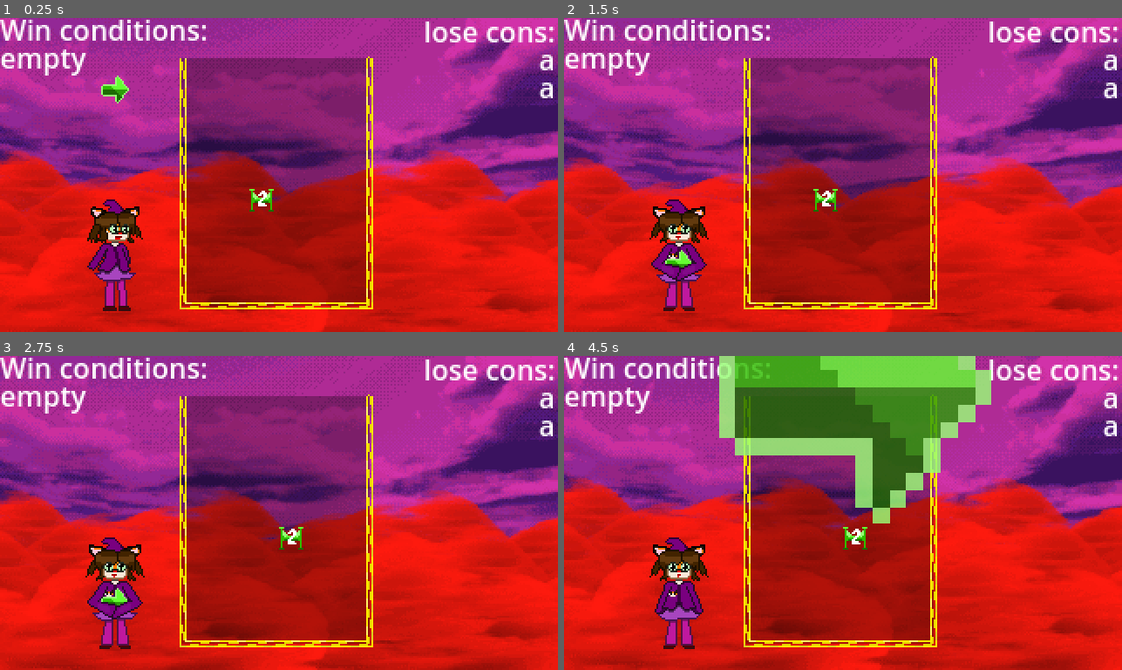
Above: before the commit, frames 1-4 (two rows, left to right).
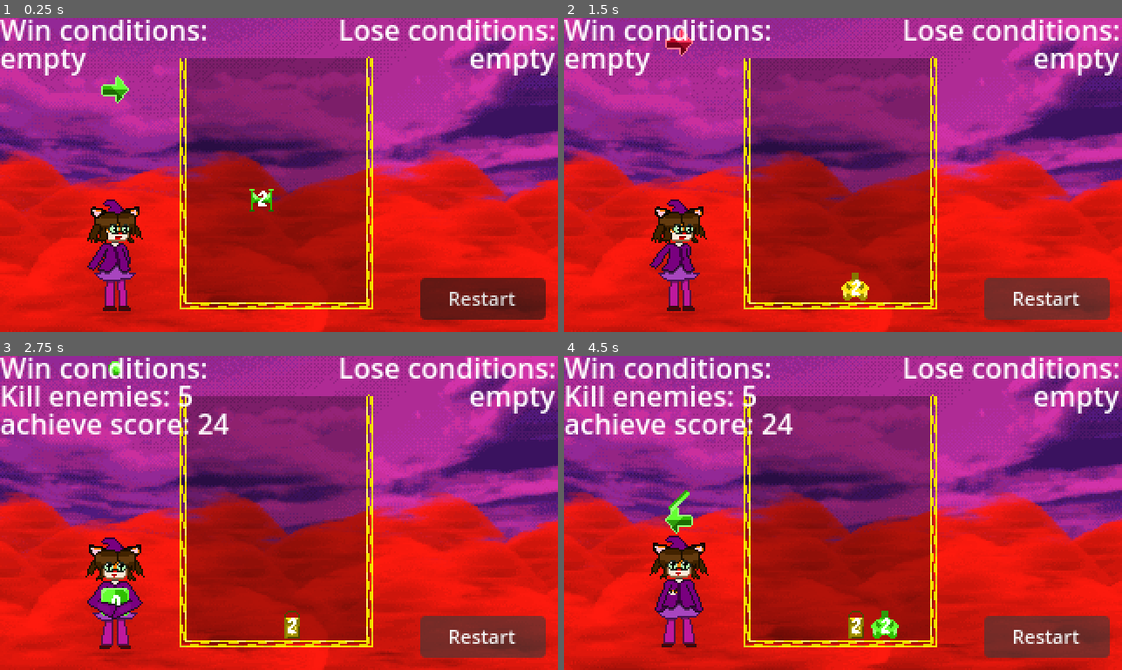
Above: after the commit, the same moments.

Repository: HuskyGameDev/2025f-team2
Game: Godot game, scene res://Scenes/TestScenes/WinLoseTesting.tscn
Two runs of this game, one before a commit and one after it. Both use one fixed random seed, a clock stepped at 60 frames per second and the inputs below. This scene is started directly instead of the project's main scene.
Inputs (mouse positions are in pixels of both pictures, inside the frame that each line leads up to):
- Up to frame 1 (0.25 s): no input
- Up to frame 2 (1.5 s): click (1049, 297) at 0.5 s, where only the run after the commit has a clickable "Restart"; click (1049, 297) at 1.25 s, where only the run after the commit has a clickable "Restart"
- Up to frame 3 (2.75 s): click (485, 635) at 2 s, where only the run after the commit has a clickable "Restart"
- Up to frame 4 (4.5 s): hold Right (right) 2.78-3.53 s; hold Z (release) 2.78-3.53 s; hold Down (down) 3.53-4.28 s; tap R (reroll) at 3.6 s; hold Right (right) from 4.28 s (still down); hold Z (release) from 4.28 s (still down)

The runs differ from the first frame. In frame 1, 5.0% of the frame differs, in the area x 60-100%, y 0-97%; in frame 2, 29%; in frame 3, 17%; in frame 4, 50%, in the area x 0-100%, y 0-100%.

Commit message:
Timer lose condition
It gives you a certain amount of time before you lose.

Diff:
--- a/Scenes/TestScenes/WinLoseTesting.tscn
+++ b/Scenes/TestScenes/WinLoseTesting.tscn
@@ -1,8 +1,9 @@
-[gd_scene load_steps=5 format=3 uid="uid://w6jod3lo3e68"]
+[gd_scene load_steps=6 format=3 uid="uid://w6jod3lo3e68"]
 
 [ext_resource type="PackedScene" uid="uid://co48nl1f8gywv" path="res://Scenes/TestScenes/TestScene.tscn" id="1_vkc1n"]
 [ext_resource type="Resource" uid="uid://nsmuugkeisja" path="res://Resources/EnemyStatsWinLoseTest.tres" id="2_fgqlq"]
 [ext_resource type="PackedScene" uid="uid://citcs1qcfo0ru" path="res://Scenes/UI_Objects/WinLoseScreen.tscn" id="3_mkag2"]
+[ext_resource type="Script" uid="uid://c1tvvf4myq6lo" path="res://Scripts/UI_Scripts/OtherSceneButton.gd" id="5_1aw2l"]
 
 [sub_resource type="FontVariation" id="FontVariation_vkc1n"]
 spacing_top = -5
@@ -10,10 +11,11 @@
 
 [node name="WinLoseTesting" type="Node2D"]
 
-[node name="Level" parent="." node_paths=PackedStringArray("winlosescreen", "listWins") instance=ExtResource("1_vkc1n")]
+[node name="Level" parent="." node_paths=PackedStringArray("winlosescreen", "listWins", "listLoses") instance=ExtResource("1_vkc1n")]
 enemyStats = ExtResource("2_fgqlq")
 winlosescreen = NodePath("../WinLoseScreen")
 listWins = NodePath("../ListConditions/WinCons")
+listLoses = NodePath("../ListConditions/LoseCons")
 
 [node name="Background" parent="Level" index="4"]
 self_modulate = Color(0.784916, 0.440414, 0.523723, 1)
@@ -51,13 +53,12 @@
 
 [node name="LoseCons" type="Label" parent="ListConditions"]
 layout_mode = 0
-offset_left = 243.0
-offset_top = 1.0
-offset_right = 318.0
-offset_bottom = 46.0
+offset_left = 194.0
+offset_right = 319.0
+offset_bottom = 45.0
 theme_override_fonts/font = SubResource("FontVariation_vkc1n")
-text = "lose cons:
-a
+text = "Lose conditions:
+Timer: 10.000
 a"
 horizontal_alignment = 2
 
@@ -121,6 +122,30 @@
 offset_bottom = 24.0
 targetScene = "res://Scenes/TestScenes/WinLoseTesting.tscn"
 
+[node name="Reset" type="Control" parent="."]
+process_mode = 3
+layout_mode = 3
+anchors_preset = 15
+anchor_right = 1.0
+anchor_bottom = 1.0
+grow_horizontal = 2
+grow_vertical = 2
+size_flags_horizontal = 4
+size_flags_vertical = 4
+
+[node name="Restart" type="Button" parent="Reset"]
+layout_mode = 0
+offset_left = 241.0
+offset_top = 149.0
+offset_right = 313.0
+offset_bottom = 173.0
+theme_override_font_sizes/font_size = 11
+text = "Restart"
+script = ExtResource("5_1aw2l")
+targetScene = "res://Scenes/TestScenes/WinLoseTesting.tscn"
+
+[connection signal="pressed" from="Reset/Restart" to="Reset/Restart" method="_on_pressed"]
+
 [editable path="Level"]
 [editable path="Level/Background"]
 [editable path="WinLoseScreen"]
--- a/Scripts/Gameplay/LevelManager.gd
+++ b/Scripts/Gameplay/LevelManager.gd
@@ -52,6 +52,14 @@
 
 @export_group("Lose cons")
 @export var listLoses: Label
+var loseConString: String = "Lose conditions: \n"
+
+#sets a timer to win
+@export var timerLoseCondition: bool = randi() % 2
+#lose timer, setup in ready
+@export var loseTimer: Timer
+#lose timer time till lose
+@export var timeTillLoss = randi() % 10 + 5
 
 #update for the win and lose conditions
 func _process(delta: float) -> void:
@@ -71,6 +79,16 @@
 			winConString += "empty"
 		listWins.text = winConString
 
+	if(listLoses != null):
+		loseConString = "Lose conditions:\n"
+		var loseConExists: bool = false
+		#only show if not beaten
+		if(timerLoseCondition && loseTimer != null):
+			loseConString += "Time: " + "%.2f" % [loseTimer.time_left] + "\n"
+			loseConExists = true
+		if(!loseConExists):
+			loseConString += "empty"
+		listLoses.text = loseConString
 
 	if(winConditionPresent):
 		checkConditions()
@@ -86,6 +104,9 @@
 
 	if(win):
 		winlosescreen.winGame()
+
+func timerLoss():
+	winlosescreen.loseGame()
 
 func _ready() -> void:
 	if levelOrder == null:
@@ -101,6 +122,15 @@
 	fallTimer.wait_time = fallSpeed
 	fallTimer.autostart = true
 	add_child(fallTimer)
+
+	#sets the lose timer if that condition is active
+	if(timerLoseCondition):
+		loseTimer = Timer.new()
+		loseTimer.one_shot = true
+		loseTimer.wait_time = timeTillLoss
+		loseTimer.timeout.connect(timerLoss)
+		add_child(loseTimer)
+		loseTimer.start()
 
 	#if spawnBlocks is false, it won't automatically spawn a block
 	if(spawnBlocks):
